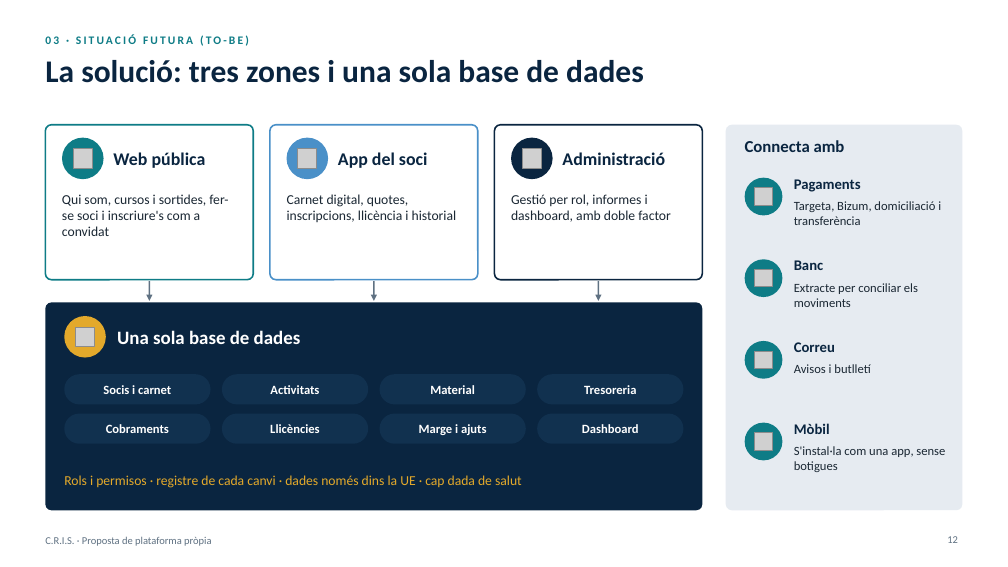
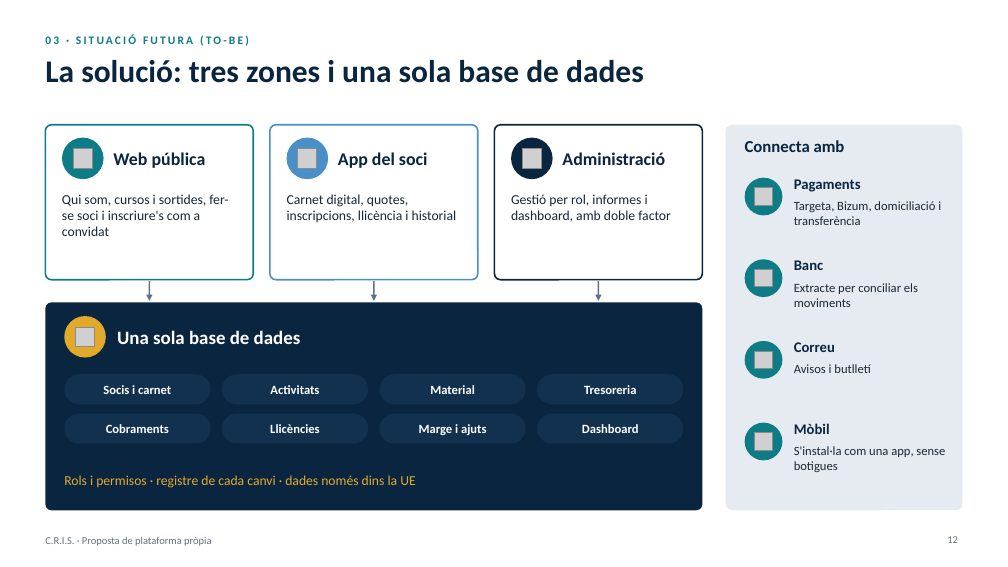
Before and after one commit to gerardtristan/Centre-de-Recuperacio-i-d-Investigacions-Submarines-App-Web, a slide deck: slide 12 of docs/entregues/Proposta-CRIS-plataforma.pptx. Drawn at 1008x567 pixels with LibreOffice and Linux fonts; fonts in the diff are those of the drawing; grey boxes stand for pictures; background and template pictures are left out. Boxes give left, top, right and bottom in pixels: in the first picture for what was removed or moved away, otherwise in the second. Text is boxed around its words. In the diff, an @@ line names an element or a change of style, - is before the commit and + after.

```diff
--- a/docs/entregues/Proposta-CRIS-plataforma.pptx
+++ b/docs/entregues/Proposta-CRIS-plataforma.pptx
@@ text at [64,475,415,488]: text changed @@
-Rols i permisos · registre de cada canvi · dades només dins la UE · cap dada de salut
+Rols i permisos · registre de cada canvi · dades només dins la UE
```
Also in this commit, not shown: 1 other slide changed, 1 other file.
